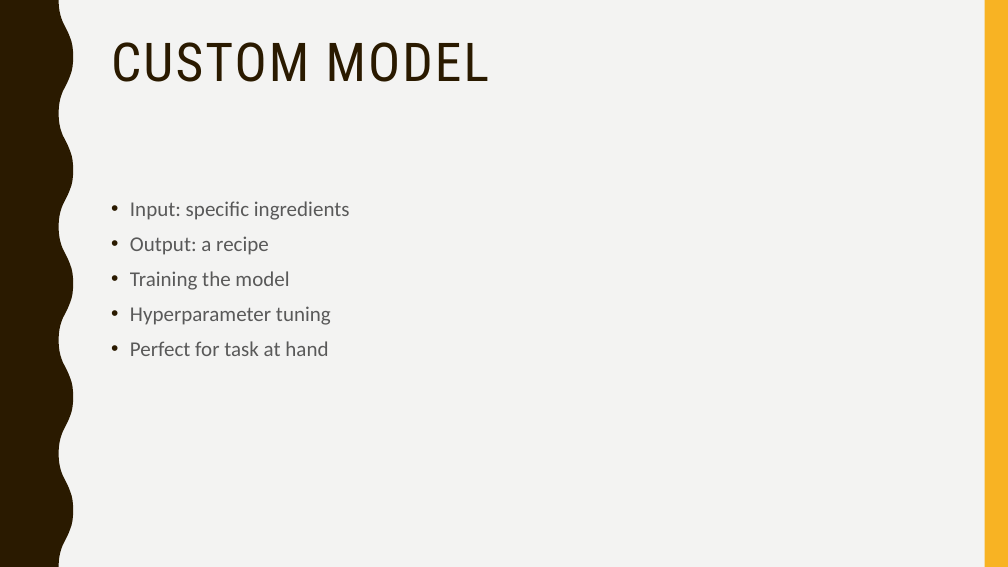
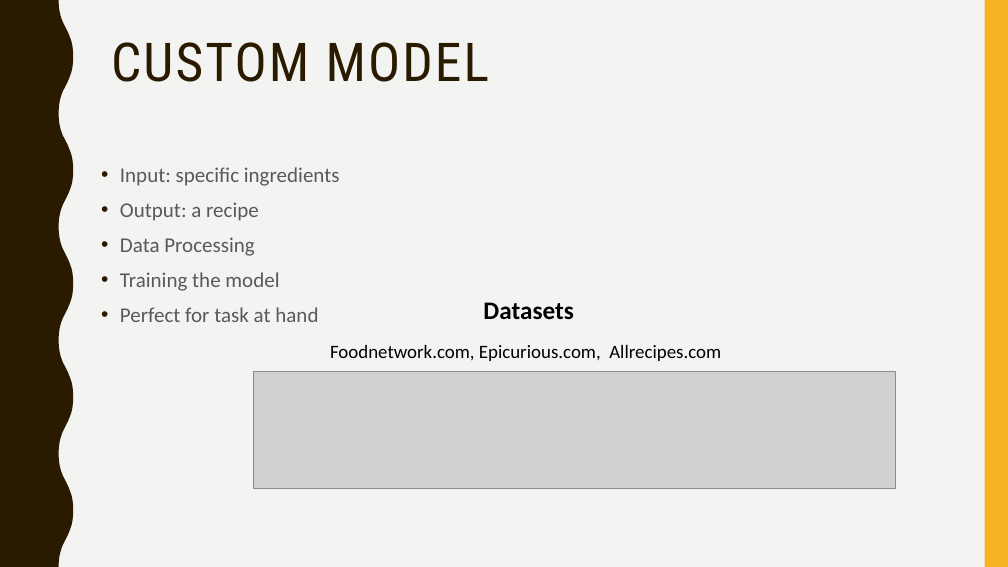
Before and after one commit to timholthuijsen/NLPChef, a slide deck: slide 6 of NLPCHEF.pptx. Drawn at 1008x567 pixels with LibreOffice and Linux fonts; fonts in the diff are those of the drawing; grey boxes stand for pictures. Boxes give left, top, right and bottom in pixels: in the first picture for what was removed or moved away, otherwise in the second. Text is boxed around its words. In the diff, an @@ line names an element or a change of style, - is before the commit and + after.

Commit message:
Updating Powerpoint

```diff
--- a/NLPCHEF.pptx
+++ b/NLPCHEF.pptx
@@ text "Input: specific ingredients": place and size @@
-text "Input: specific ingredients" at box(130, 201, 350, 356)
+text "Input: specific ingredients" at box(120, 167, 340, 322)
@@ text at box(120, 237, 254, 256): paragraph added @@
+• Data Processing
@@ text at box(130, 306, 331, 325): paragraph removed @@
-• Hyperparameter tuning
@@ text added at box(483, 302, 573, 320), 24 pt, text #000000, bold @@
+Datasets
@@ text added at box(330, 345, 721, 361), 18 pt, text #000000 @@
+Foodnetwork.com, Epicurious.com, Allrecipes.com
@@ picture added at box(254, 372, 895, 489) @@
```
Also in this commit, not shown: 3 slides added, 2 slides removed.
